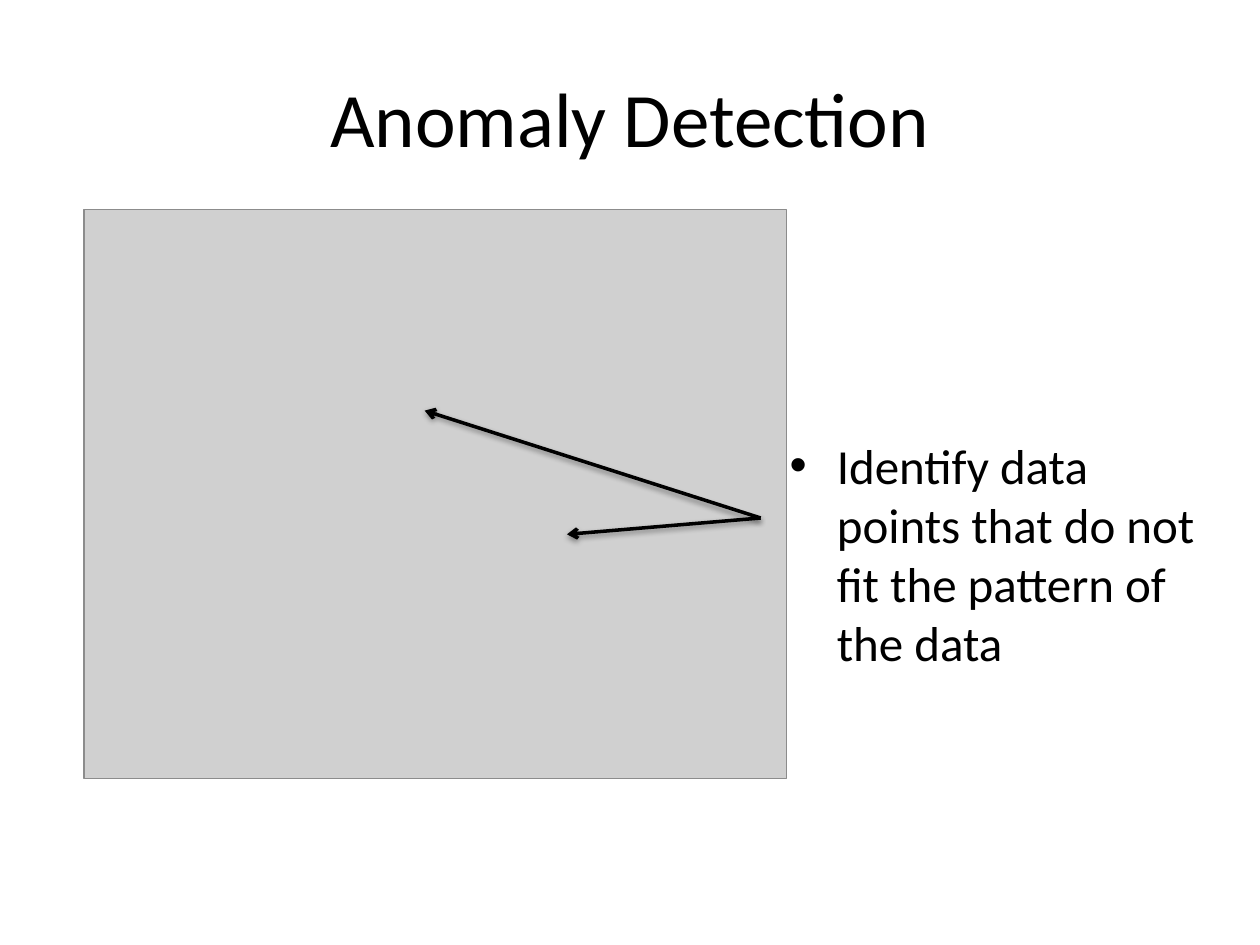
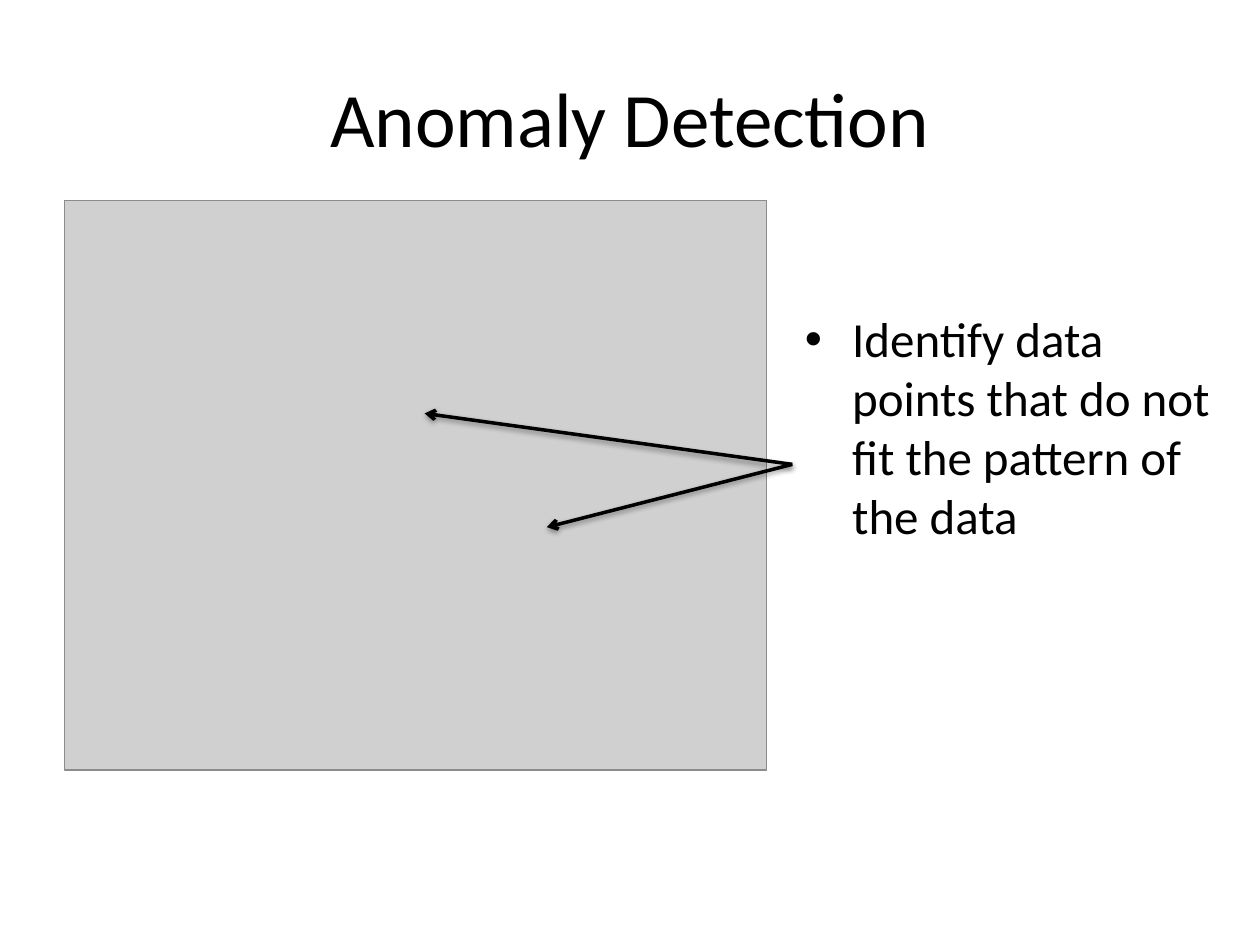
Before and after one commit to peterschrott/axa-driver-telematics, a slide deck: slide 3 of report/02-presentation/presentation.pptx. Drawn at 1260x945 pixels with LibreOffice and Linux fonts; fonts in the diff are those of the drawing; grey boxes stand for pictures. Boxes give left, top, right and bottom in pixels: in the first picture for what was removed or moved away, otherwise in the second. Text is boxed around its words. In the diff, an @@ line names an element or a change of style, - is before the commit and + after.

```diff
--- a/report/02-presentation/presentation.pptx
+++ b/report/02-presentation/presentation.pptx
@@ picture moved from (x1=84, y1=209, x2=786, y2=779) to (x1=64, y1=200, x2=766, y2=770) @@
@@ text "Identify data points that do ..." moved from (x1=837, y1=450, x2=1194, y2=662) to (x1=852, y1=323, x2=1210, y2=535) @@
@@ arrow moved from (761, 518) - (425, 411) to (793, 465) - (425, 413) @@
@@ arrow moved from (761, 518) - (567, 534) to (793, 465) - (547, 527) @@
```
Also in this commit, not shown: 3 other slides changed, 1 slide added, 1 slide removed, 3 other files.
